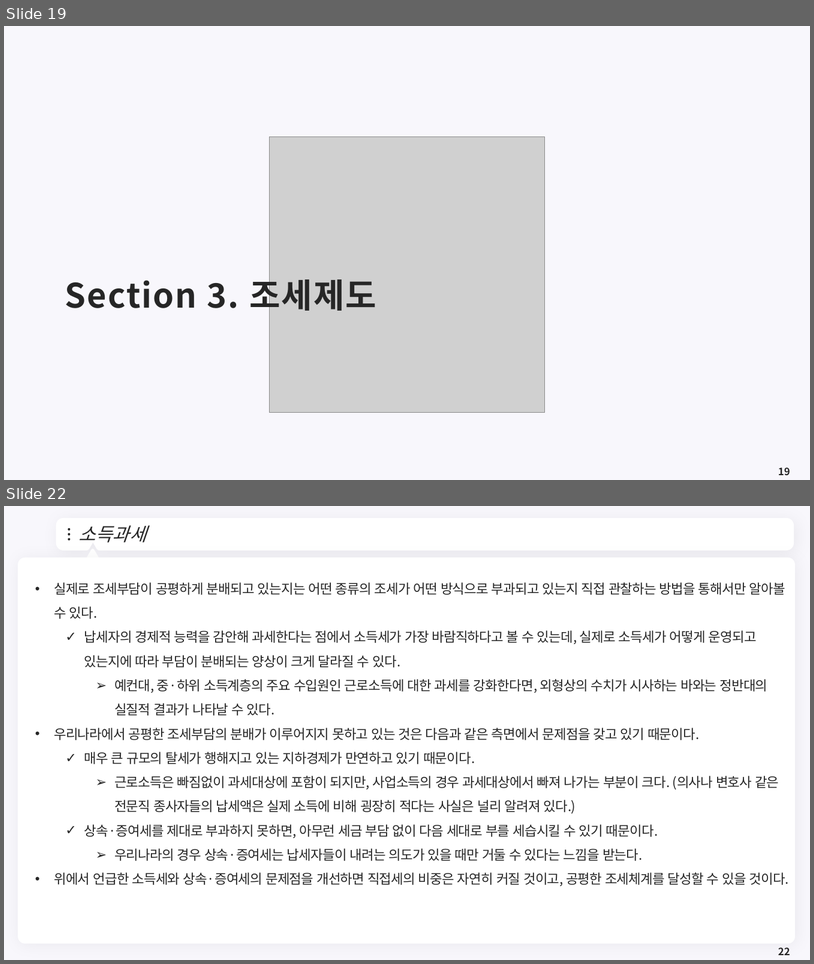
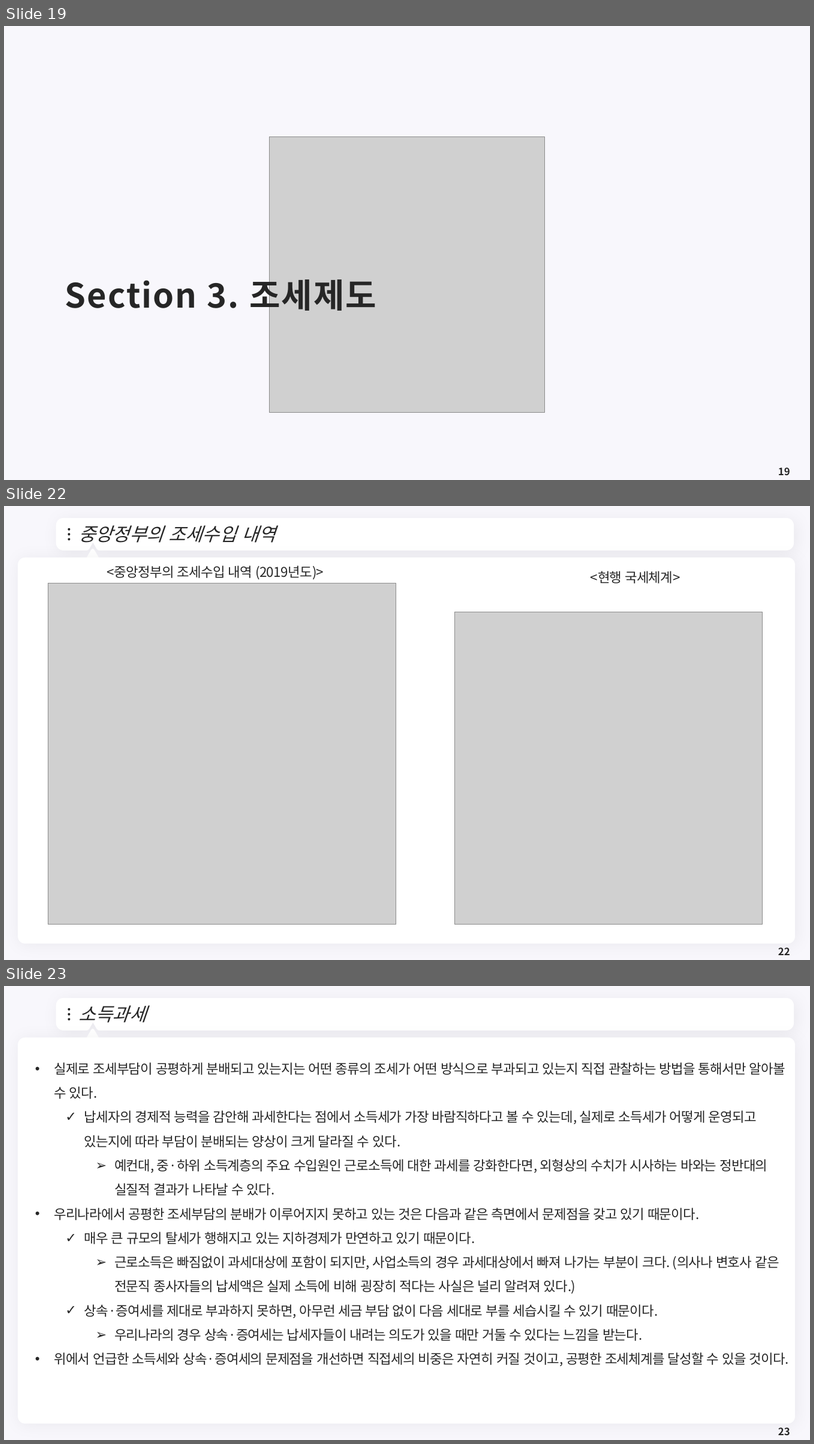
Before and after one commit to meandthey/Teaching, a slide deck: 재정학/01_Lectures/재정학_Chapter_2.pptx. Shown one above the other, each under a label of ours: slides 19 and 22 before the commit, slides 19, 22 and 23 after it; the slides between them are not shown. The pictures are 814x964 and 814x1444 pixels, drawn with LibreOffice and Linux fonts; fonts in the diff are those of the drawing; grey boxes stand for pictures; background and template pictures are left out. Boxes give left, top, right and bottom in pixels: in the first picture for what was removed or moved away, otherwise in the second. Text is boxed around its words. In the diff, an @@ line names an element or a change of style, - is before the commit and + after.

```diff
--- a/재정학/01_Lectures/재정학_Chapter_2.pptx
+++ b/재정학/01_Lectures/재정학_Chapter_2.pptx
@@ slide 22 added at (4,506,810,960), background #F8F7FC; not listed: 7 template elements that a slide beside it also shows @@
@@ title added at (78,525,276,543), 22 pt, text #262626, italic @@
+중앙정부의 조세수입 내역
@@ text added at (107,565,324,580), 16 pt, text #262626 @@
+<중앙정부의 조세수입 내역 (2019년도)>
@@ text added at (591,571,681,583), 16 pt, text #262626 @@
+<현행 국세체계>
@@ picture added at (48,583,396,924) @@
@@ picture added at (455,612,762,924) @@
@@ page number added at (779,947,791,955), 12 pt, text #262626, bold @@
+22
@@ what was slide 22 is now slide 23 @@
@@ page number at (779,1427,791,1435): text changed @@
-22
+23
```
Also in this commit, not shown: 6 slides changed, 1 other file.
